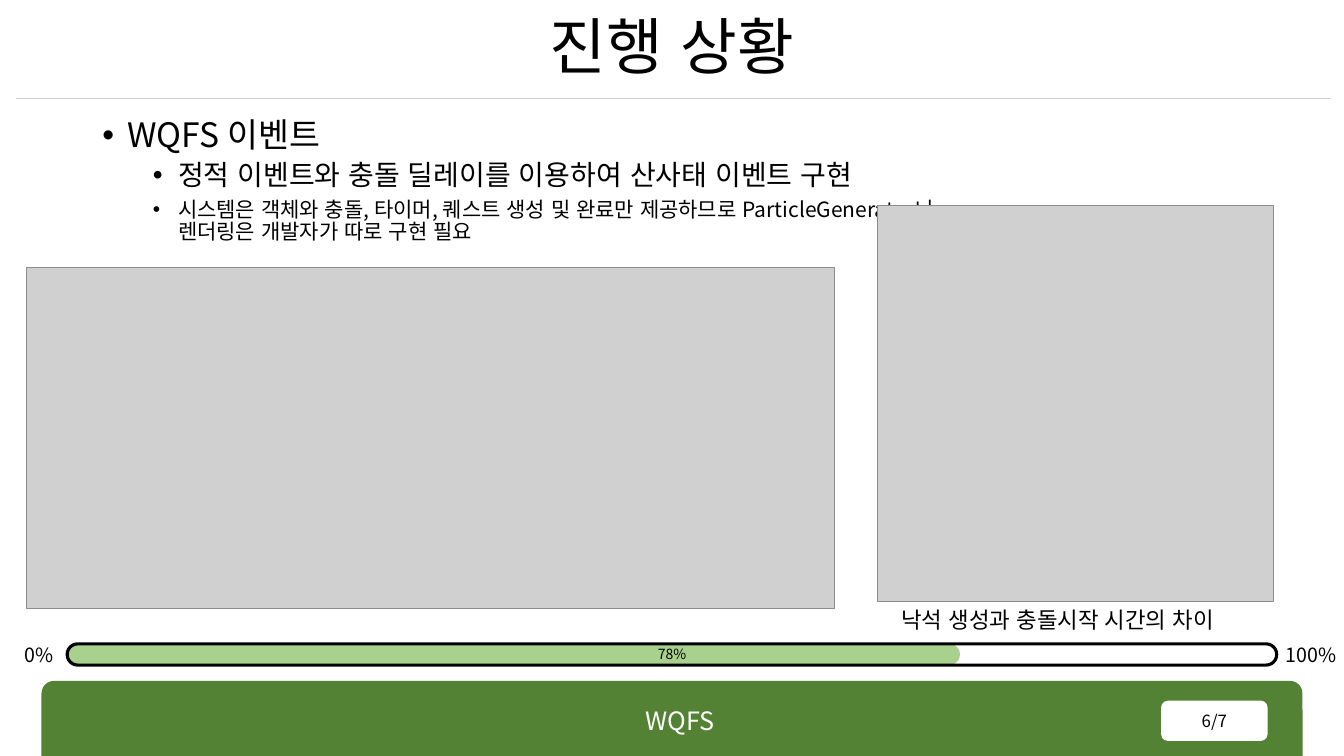
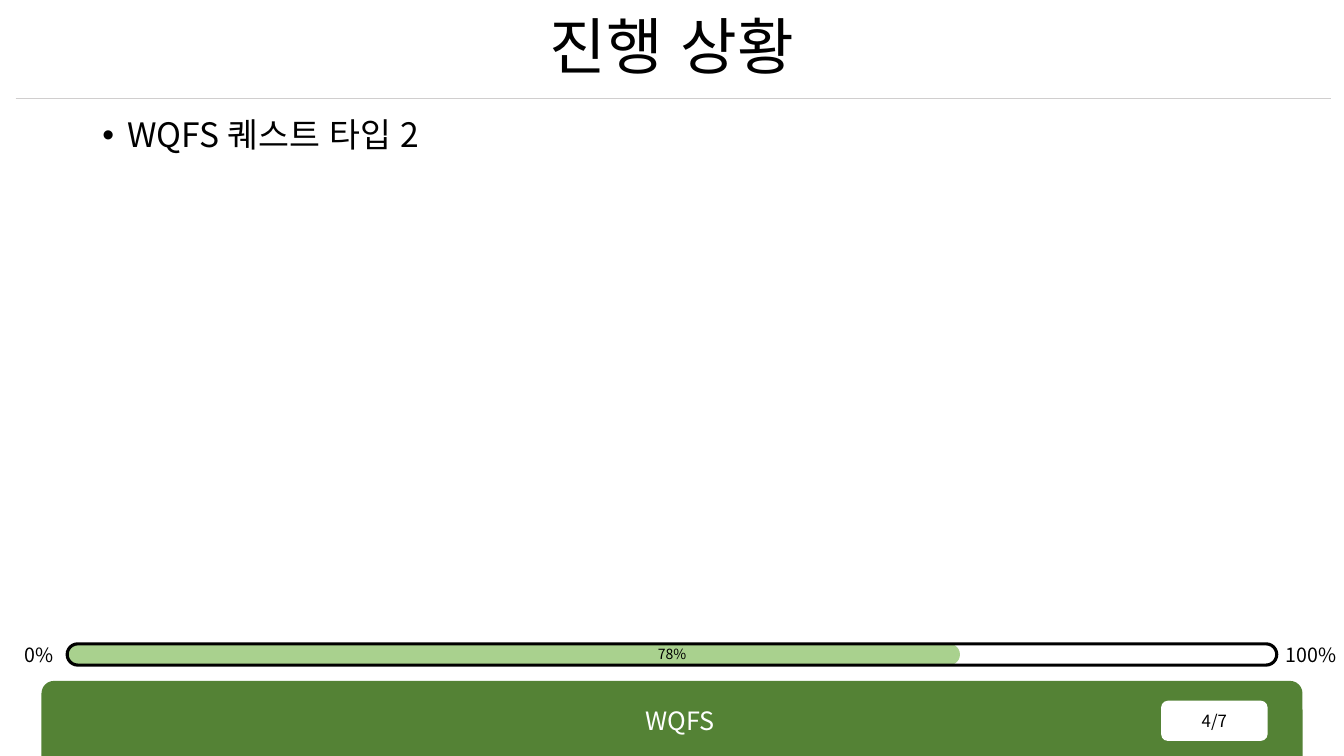
Before and after one commit to rennOobayashi/WQFS, a slide deck: slide 4 of WQFS.pptx (slide 6 before the commit). Drawn at 1344x756 pixels with LibreOffice and Linux fonts; fonts in the diff are those of the drawing; grey boxes stand for pictures. Boxes give left, top, right and bottom in pixels: in the first picture for what was removed or moved away, otherwise in the second. Text is boxed around its words. In the diff, an @@ line names an element or a change of style, - is before the commit and + after.

```diff
--- a/WQFS.pptx
+++ b/WQFS.pptx
@@ text at [128, 119, 420, 153]: text changed; size 15 to 24 pt @@
-• WQFS 이벤트
-  • 정적 이벤트와 충돌 딜레이를 이용하여 산사태 이벤트 구현
-  • 시스템은 객체와 충돌, 타이머, 퀘스트 생성 및 완료만 제공하므로 ParticleGenerator나 렌더링은 개발자가 따로 구현 필요
+• WQFS 퀘스트 타입 2
@@ picture removed at [877, 206, 1273, 602] @@
@@ picture removed at [26, 268, 835, 609] @@
@@ text removed at [901, 609, 1214, 630] @@
-낙석 생성과 충돌시작 시간의 차이
@@ page number at [1202, 713, 1227, 730]: text changed @@
-6/7
+4/7
```
Also in this commit, not shown: 5 other slides changed, 1 slide removed, 33 other files.
